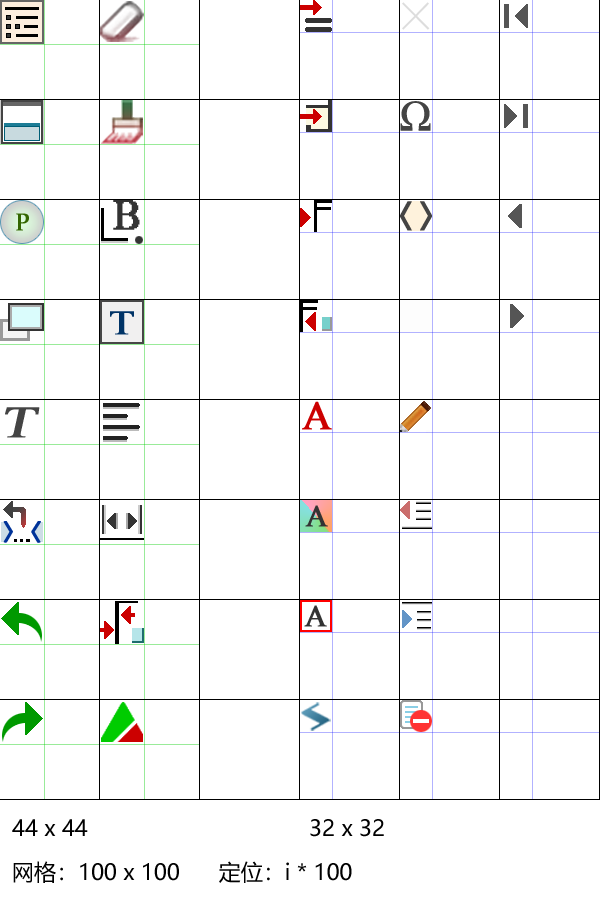
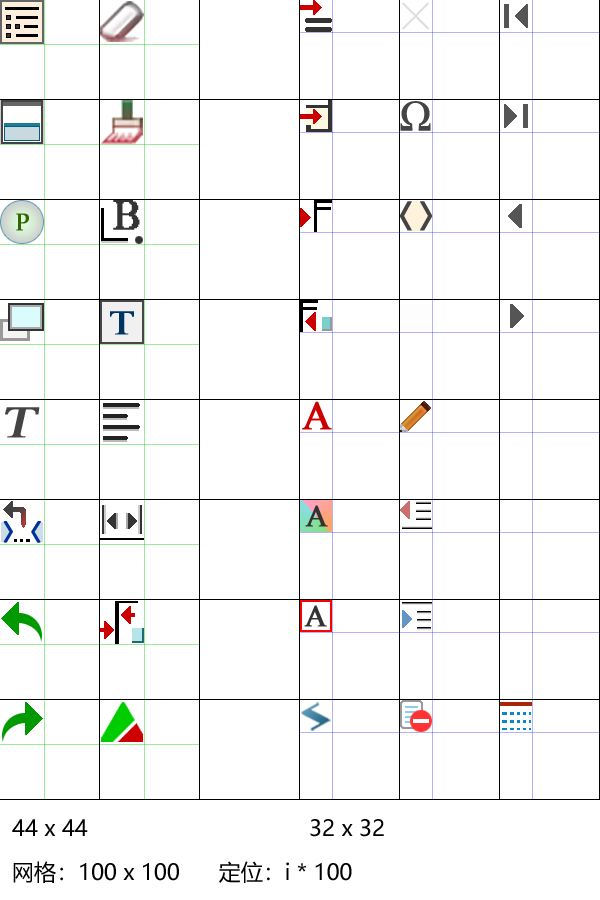
Revision of a layered 600x900 image; what changed, layer by layer:
added group "脚本结果" with 3 layers in group "32x32" over (x1=500, y1=702, x2=532, y2=730)
added layer "top" in group "脚本结果" over (x1=500, y1=702, x2=532, y2=706)
added layer "颜色填充 114" in group "脚本结果" over (x1=502, y1=712, x2=531, y2=730)
